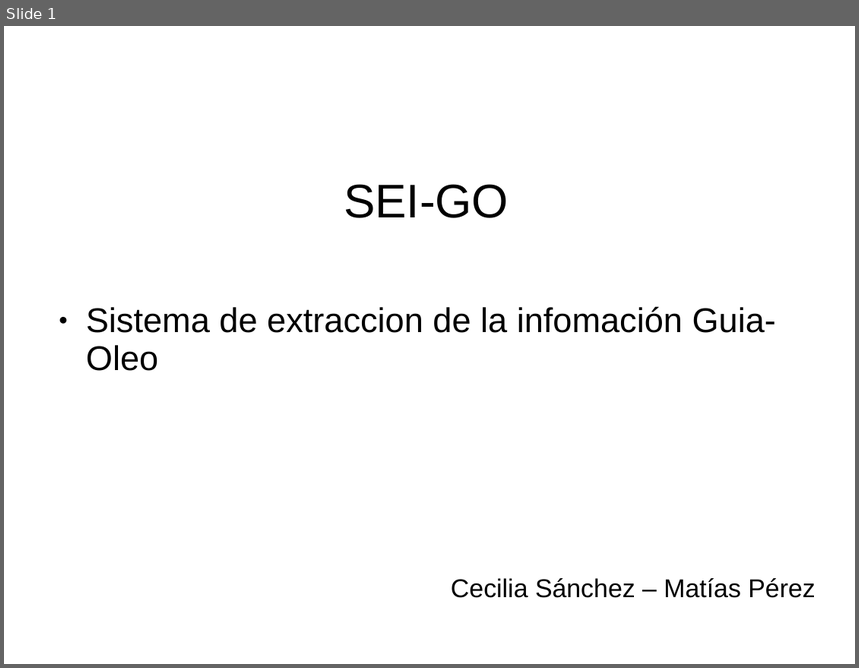
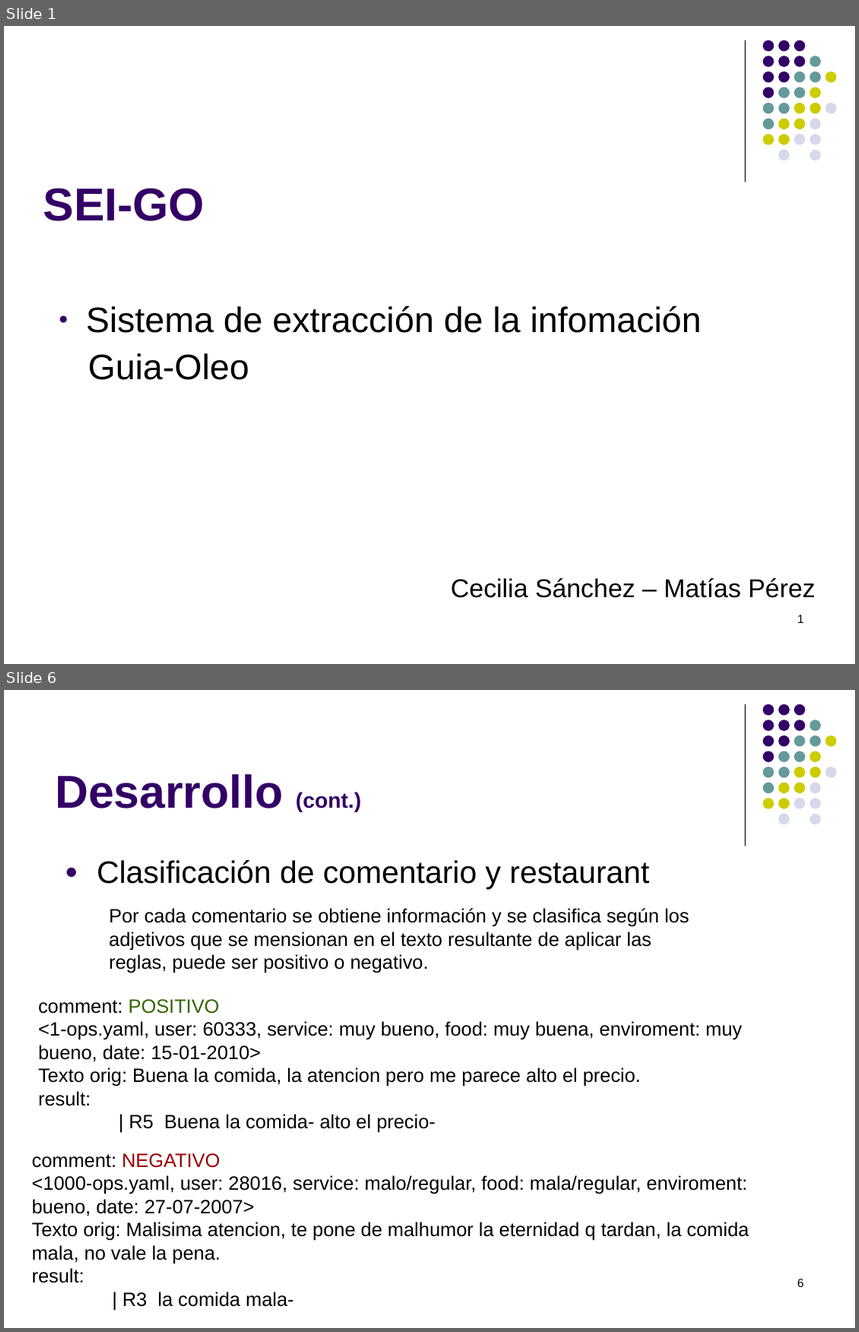
Before and after one commit to Maturuleco/ia2010primercuat, a slide deck: Presentacion/presentacion_final.ppt. Shown one above the other, each under a label of ours: slide 1 before the commit, slides 1 and 6 after it; the slides between them are not shown. The pictures are 859x668 and 859x1332 pixels, drawn with LibreOffice and Linux fonts; fonts in the diff are those of the drawing. Boxes give left, top, right and bottom in pixels: in the first picture for what was removed or moved away, otherwise in the second. Text is boxed around its words. In the diff, an @@ line names an element or a change of style, - is before the commit and + after.

Commit message:
cambios de vista y algunos comentarios mas de ejemplo, desarrollo tambien cambio

```diff
--- a/Presentacion/presentacion_final.ppt
+++ b/Presentacion/presentacion_final.ppt
@@ slide 6 added at [4, 690, 855, 1328], background #FFFFFF; not listed: 32 template elements that a slide beside it also shows @@
@@ title added at [55, 774, 361, 812], 43 pt, text #330066, bold @@
+Desarrollo (cont.)
@@ text added at [97, 860, 649, 890], 29 pt, text #000000 @@
+● Clasificación de comentario y restaurant
@@ text added at [109, 908, 689, 973], 18 pt, text #000000 @@
+Por cada comentario se obtiene información y se clasifica según los adjetivos que se mensionan en el texto resultante de aplicar las reglas, puede ser positivo o negativo.
@@ text added at [38, 999, 742, 1133], 18 pt, text #000000 @@
+comment: POSITIVO
+<1-ops.yaml, user: 60333, service: muy bueno, food: muy buena, enviroment: muy bueno, date: 15-01-2010>
+Texto orig: Buena la comida, la atencion pero me parece alto el precio.
+result:
+| R5 Buena la comida- alto el precio-
@@ text added at [32, 1154, 750, 1307], 18 pt, text #000000 @@
+comment: NEGATIVO
+<1000-ops.yaml, user: 28016, service: malo/regular, food: mala/regular, enviroment: bueno, date: 27-07-2007>
+Texto orig: Malisima atencion, te pone de malhumor la eternidad q tardan, la comida mala, no vale la pena.
+result:
+| R3 la comida mala-
@@ page number added at [797, 1279, 804, 1287], 11 pt, text #000000 @@
+6
@@ slide 1 changed as well @@
@@ line added from (746, 40) to (746, 182), #000000 0.74 pt @@
@@ title "SEI-GO" at [44, 188, 205, 221]: size 44 to 43 pt, text colour #000000 to #330066, bold on; alignment centre to left; line spacing 0.93 to 1 @@
@@ group added at [763, 40, 837, 161]: 31 ellipses @@
@@ text at [86, 306, 702, 380]: text changed; size 32 to 33 pt @@
-● Sistema de extraccion de la infomación Guia-Oleo
+● Sistema de extracción de la infomación
+Guia-Oleo
@@ page number added at [797, 615, 804, 623], 11 pt, text #000000 @@
+1
```
Also in this commit, not shown: 1 other slide changed, 11 other slides added, 3 slides removed.
